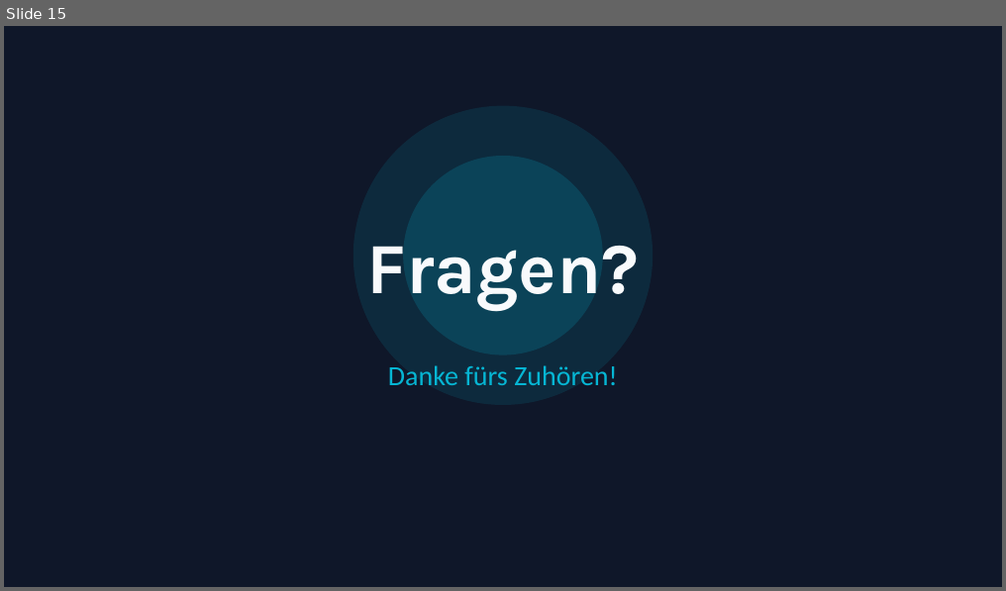
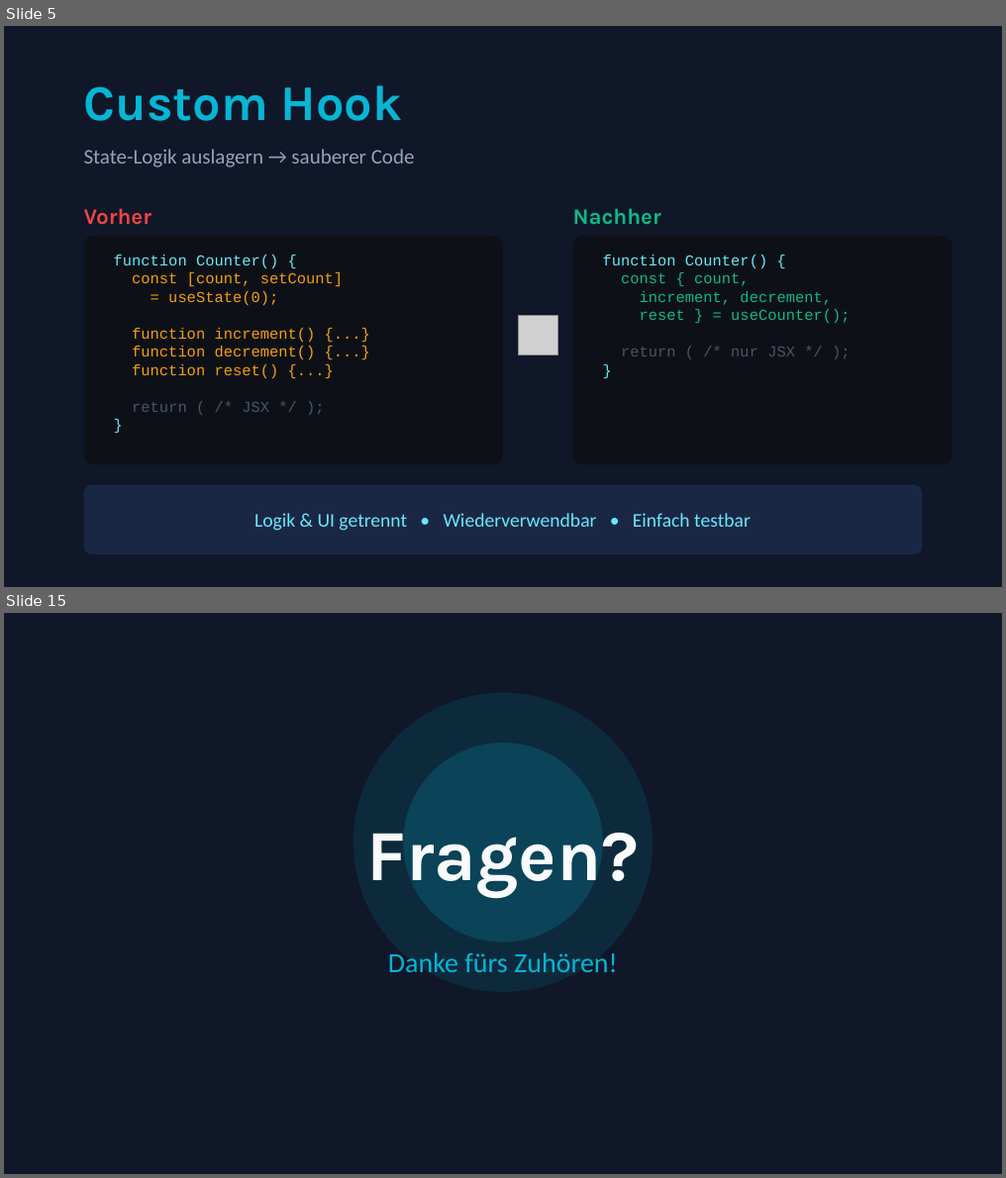
Before and after one commit to trungvt138/medieninformatik, a slide deck: WebProgramming/6.Termin/state-management-react.pptx. Shown one above the other, each under a label of ours: slide 15 before the commit, slides 5 and 15 after it; the slides between them are not shown. The pictures are 1006x591 and 1006x1178 pixels, drawn with LibreOffice and Linux fonts; fonts in the diff are those of the drawing; grey boxes stand for pictures. Boxes give left, top, right and bottom in pixels: in the first picture for what was removed or moved away, otherwise in the second. Text is boxed around its words. In the diff, an @@ line names an element or a change of style, - is before the commit and + after.

```diff
--- a/WebProgramming/6.Termin/state-management-react.pptx
+++ b/WebProgramming/6.Termin/state-management-react.pptx
@@ slide 5 added at (x1=4, y1=26, x2=1002, y2=587), background #0F1729 @@
@@ text added at (x1=84, y1=85, x2=402, y2=121), 36 pt, text #06B6D4, bold @@
+Custom Hook
@@ text added at (x1=84, y1=149, x2=415, y2=168), 15 pt, text #94A3B8 @@
+State-Logik auslagern → sauberer Code
@@ text added at (x1=84, y1=208, x2=152, y2=225), 16 pt, text #EF4444, bold @@
+Vorher
@@ text added at (x1=573, y1=208, x2=661, y2=225), 16 pt, text #10B981, bold @@
+Nachher
@@ rounded rectangle added at (x1=84, y1=236, x2=503, y2=466), fill #0D1117 @@
@@ text added at (x1=114, y1=255, x2=343, y2=412), 11 pt, text #F59E0B @@
+function Counter() {
+const [count, setCount]
+= useState(0);
+function increment() {...}
+function decrement() {...}
+function reset() {...}
+return ( /* JSX */ );
+}
@@ rounded rectangle added at (x1=573, y1=236, x2=952, y2=466), fill #0D1117 @@
@@ text added at (x1=603, y1=255, x2=849, y2=357), 11 pt, text #10B981 @@
+function Counter() {
+const { count,
+increment, decrement,
+reset } = useCounter();
+return ( /* nur JSX */ );
+}
@@ picture added at (x1=518, y1=315, x2=557, y2=356) @@
@@ rounded rectangle added at (x1=84, y1=485, x2=922, y2=555), fill #1A2744 @@
@@ text added at (x1=254, y1=513, x2=750, y2=531), 14 pt, text #67E8F9 @@
+Logik & UI getrennt • Wiederverwendbar • Einfach testbar
```
Also in this commit, not shown: 5 slides changed, 8 other slides added, 9 slides removed, 5 other files.
